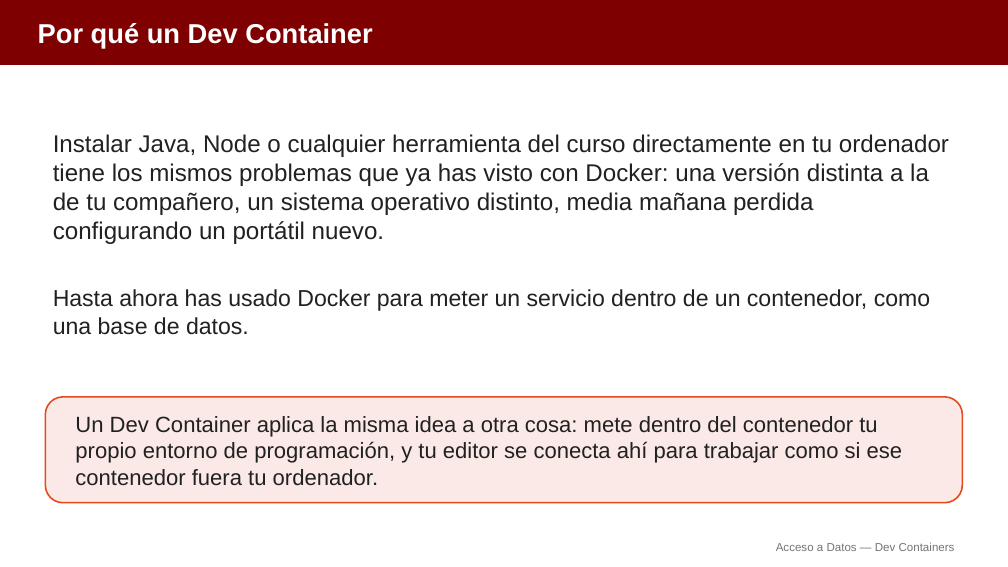
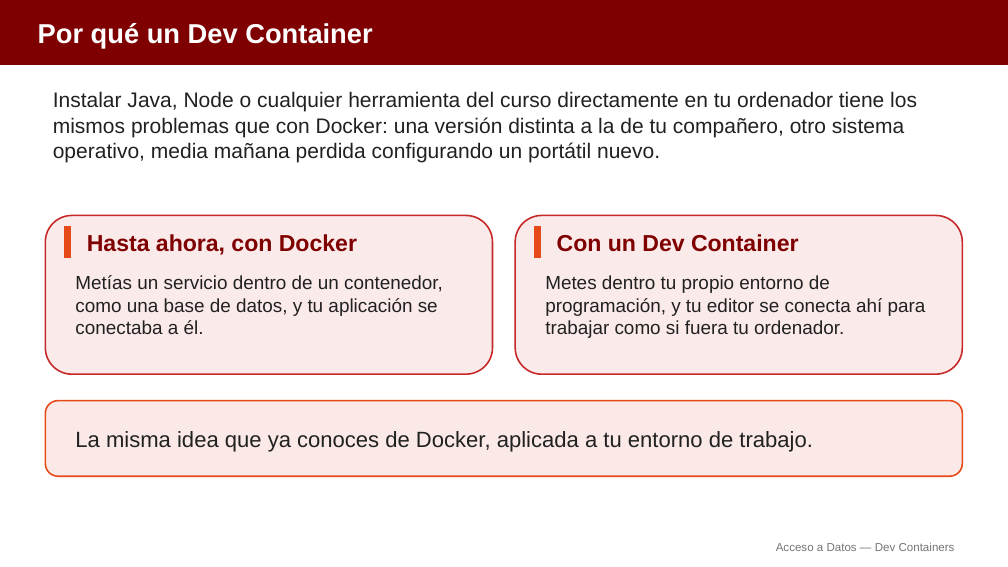
Before and after one commit to aitorventura/acceso-a-datos, a slide deck: slide 2 of docs/tema0/diapositivas/dev-containers.pptx. Drawn at 1008x567 pixels with LibreOffice and Linux fonts; fonts in the diff are those of the drawing. Boxes give left, top, right and bottom in pixels: in the first picture for what was removed or moved away, otherwise in the second. Text is boxed around its words. In the diff, an @@ line names an element or a change of style, - is before the commit and + after.

Commit message:
Añade infografías a Docker y Dev Containers (Tema 0)
Incorpora 12 infografías en los apartados de Introducción a Docker y
Dev Containers, y reorganiza las diapositivas correspondientes:
menos diapositivas, con más apoyo visual.

```diff
--- a/docs/tema0/diapositivas/dev-containers.pptx
+++ b/docs/tema0/diapositivas/dev-containers.pptx
@@ text at [53,91,917,162]: text changed; size 23 to 20 pt @@
-Instalar Java, Node o cualquier herramienta del curso directamente en tu ordenador tiene los mismos problemas que ya has visto con Docker: una versión distinta a la de tu compañero, un sistema operativo distinto, media mañana perdida configurando un portátil nuevo.
+Instalar Java, Node o cualquier herramienta del curso directamente en tu ordenador tiene los mismos problemas que con Docker: una versión distinta a la de tu compañero, otro sistema operativo, media mañana perdida configurando un portátil nuevo.
@@ rounded rectangle added at [45,216,493,374], fill #FBEAEA, outline #C62828 1.5 pt @@
@@ rectangle added at [64,226,70,258], fill #E64A19, outline #E64A19 1 pt @@
@@ text added at [87,234,357,255], 22 pt, text #7F0000, bold @@
+Hasta ahora, con Docker
@@ rounded rectangle added at [516,216,963,374], fill #FBEAEA, outline #C62828 1.5 pt @@
@@ rectangle added at [535,226,541,258], fill #E64A19, outline #E64A19 1 pt @@
@@ text added at [557,234,799,252], 22 pt, text #7F0000, bold @@
+Con un Dev Container
@@ text "Metes dentro tu propio entorno ..." at [545,275,926,338]: vertical alignment middle to top @@
@@ text at [75,275,443,334]: text changed; size 22 to 18 pt @@
-Hasta ahora has usado Docker para meter un servicio dentro de un contenedor, como una base de datos.
+Metías un servicio dentro de un contenedor, como una base de datos, y tu aplicación se conectaba a él.
@@ text at [545,275,926,338]: text changed; size 21 to 18 pt @@
-Un Dev Container aplica la misma idea a otra cosa: mete dentro del contenedor tu propio entorno de programación, y tu editor se conecta ahí para trabajar como si ese contenedor fuera tu ordenador.
+Metes dentro tu propio entorno de programación, y tu editor se conecta ahí para trabajar como si fuera tu ordenador.
@@ rounded rectangle: place and size @@
-rounded rectangle at [45,397,963,503]
+rounded rectangle at [45,401,963,476]
@@ text added at [75,431,812,452], 21 pt, text #212121 @@
+La misma idea que ya conoces de Docker, aplicada a tu entorno de trabajo.
```
Also in this commit, not shown: 5 other slides changed, 3 slides removed, 17 other files.
